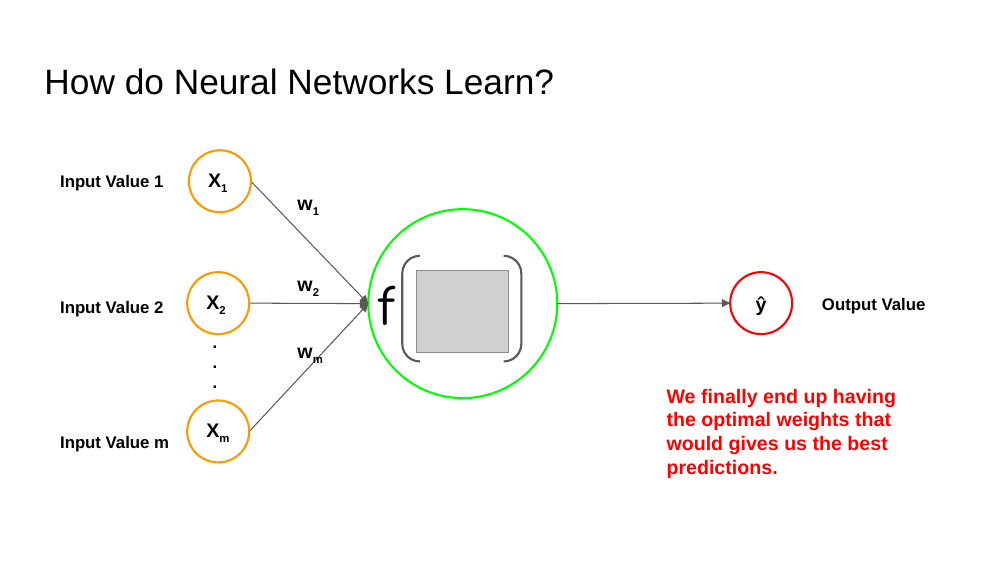
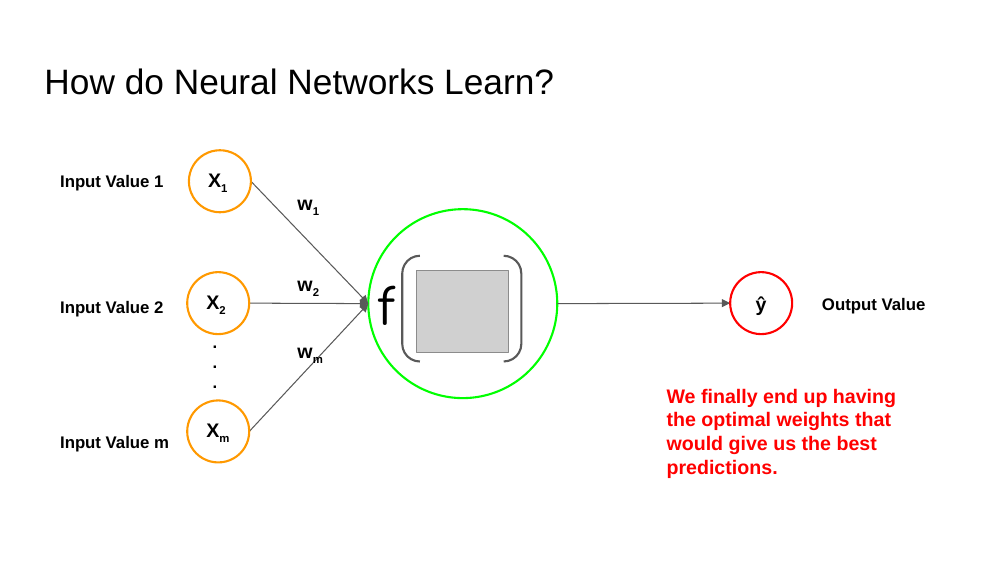
Before and after one commit to amaljoseph/MLWorkshop, a slide deck: slide 47 of Lec 6 - Intro to Neural Networks/Lec 6.1 - Intro to Neural Networks.pptx. Drawn at 1008x567 pixels with LibreOffice and Linux fonts; fonts in the diff are those of the drawing; grey boxes stand for pictures. Boxes give left, top, right and bottom in pixels: in the first picture for what was removed or moved away, otherwise in the second. Text is boxed around its words. In the diff, an @@ line names an element or a change of style, - is before the commit and + after.

Commit message:
All Lectures Uploaded

```diff
--- a/Lec 6 - Intro to Neural Networks/Lec 6.1 - Intro to Neural Networks.pptx
+++ b/Lec 6 - Intro to Neural Networks/Lec 6.1 - Intro to Neural Networks.pptx
@@ text at box(667, 388, 896, 478): text changed @@
-We finally end up having the optimal weights that would gives us the best predictions.
+We finally end up having the optimal weights that would give us the best predictions.
```
Also in this commit, not shown: 11 other files.
